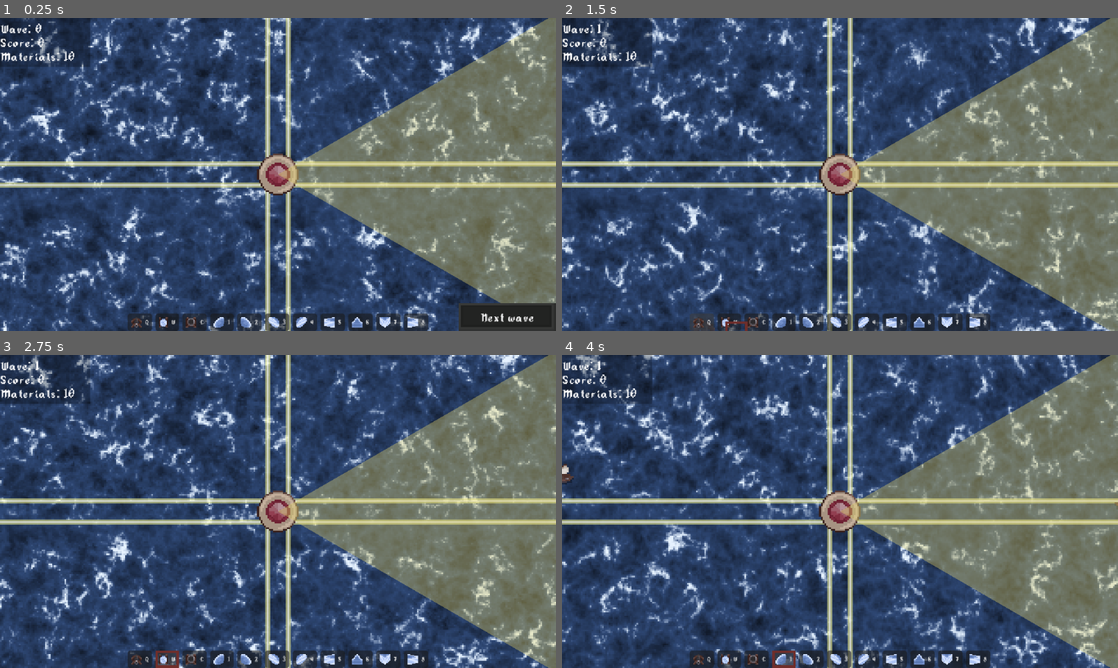
Above: before the commit, frames 1-4 (two rows, left to right).
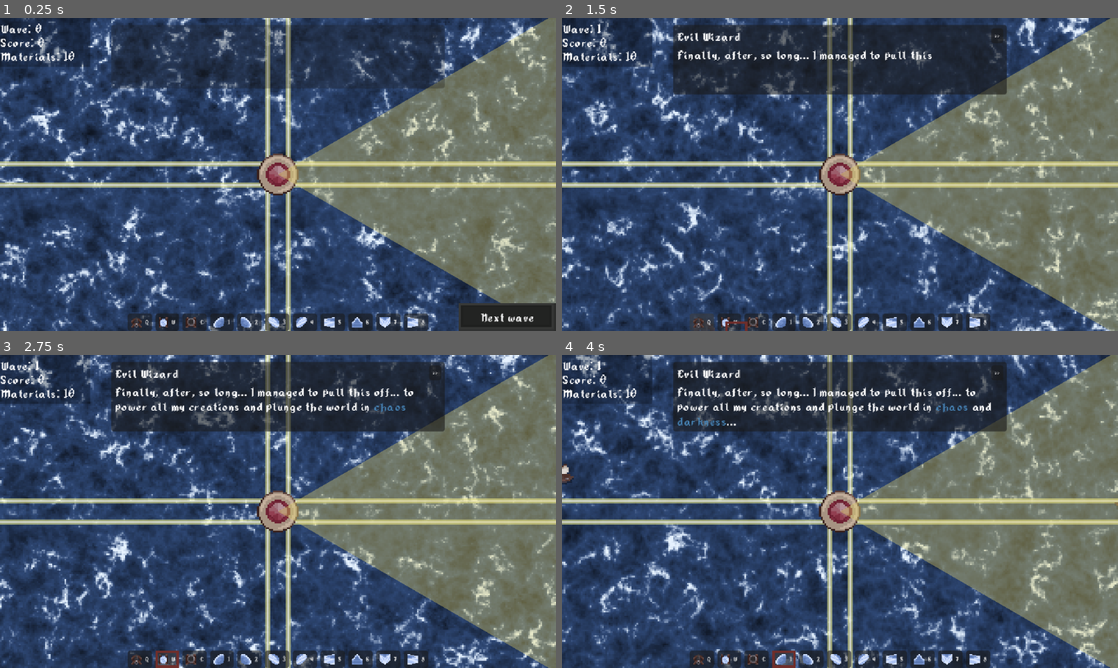
Above: after the commit, the same moments.

Repository: TrueHopolok/gj_solarnight
Game: Godot game, scene res://scenes/main_game_scene/main_game_scene.tscn
Two runs of this game, one before a commit and one after it. Both use one fixed random seed, a clock stepped at 60 frames per second and the inputs below. Sound files missing from this copy of the repository are replaced by a short silence.
Inputs:
- Up to frame 1 (0.25 s): no input
- Up to frame 2 (1.5 s): click "Next wave" at 0.5 s; click "Q" at 1.25 s
- Up to frame 3 (2.75 s): click "W" at 2 s
- Up to frame 4 (4 s): click "E" at 2.75 s; click "1" at 3.5 s

The runs differ from the first frame. In frame 1, 4.2% of the frame differs, in the area x 20-80%, y 2-23%; in frame 2, 13%, in the area x 20-80%, y 2-25%; in frame 3, 13%; in frame 4, 13%.

Commit message:
feature: 1st line of dialoge

Diff:
--- /dev/null
+++ b/assets/dialoges/dialoges.gd
@@ -0,0 +1,4 @@
+class_name DialogPerWave
+extends Resource
+
+@export var dialoges_per_wave: Dictionary[int, DialogPack]
--- /dev/null
+++ b/assets/dialoges/dialoges.tres
@@ -0,0 +1,48 @@
+[gd_resource type="Resource" script_class="DialogPerWave" format=3 uid="uid://cyfcye08u5rh1"]
+
+[ext_resource type="Script" uid="uid://2mv272ku3nwu" path="res://assets/dialoges/dialoges.gd" id="1_hkf0d"]
+[ext_resource type="Script" uid="uid://bvu05un8hxew1" path="res://assets/dialoges/dialoges_pack.gd" id="1_pgein"]
+[ext_resource type="Script" uid="uid://xcsbj0dde8d2" path="res://scenes/dialoger/dialoger.gd" id="2_mjpo8"]
+
+[sub_resource type="Resource" id="Resource_pl5cf"]
+script = ExtResource("2_mjpo8")
+speaker = "Evil Wizard"
+text = "Finally, after, so long... I managed to pull this off... to power all my creations and plunge the world in [color=steelblue]chaos[/color] and [color=steelblue]darkness[/color]..."
+metadata/_custom_type_script = "uid://xcsbj0dde8d2"
+
+[sub_resource type="Resource" id="Resource_qg7ps"]
+script = ExtResource("2_mjpo8")
+speaker = "Evil Wizard"
+text = "I stole the [color=orange][wave amp=20 freq=2]SUN[/wave][/color]!"
+metadata/_custom_type_script = "uid://xcsbj0dde8d2"
+
+[sub_resource type="Resource" id="Resource_pgein"]
+script = ExtResource("2_mjpo8")
+speaker = "King"
+text = "Not so fast! I, the [color=gold]King[/color] of the entire world, will destroy your [color=orange]Sun-Powered beacon[/color] and return the [color=orange]Sun[/color] back to the sky!"
+metadata/_custom_type_script = "uid://xcsbj0dde8d2"
+
+[sub_resource type="Resource" id="Resource_mjpo8"]
+script = ExtResource("2_mjpo8")
+speaker = "Evil Wizard (you)"
+text = "Ha ha ha ha... My canon are stronger than entire fleet! Bring it on!"
+metadata/_custom_type_script = "uid://xcsbj0dde8d2"
+
+[sub_resource type="Resource" id="Resource_vwyhe"]
+script = ExtResource("2_mjpo8")
+speaker = "Tutorial"
+text = "Use scrollwheel or press 'Q' to select the canon.
+Press LMB to place it on the field. Be aware, [wave freq=2][color=orange]canons must be powered by sun[/color]."
+metadata/_custom_type_script = "uid://xcsbj0dde8d2"
+
+[sub_resource type="Resource" id="Resource_vwykj"]
+script = ExtResource("1_pgein")
+dialog_pack = Array[ExtResource("2_mjpo8")]([SubResource("Resource_pl5cf"), SubResource("Resource_qg7ps"), SubResource("Resource_pgein"), SubResource("Resource_mjpo8"), SubResource("Resource_vwyhe")])
+metadata/_custom_type_script = "uid://bvu05un8hxew1"
+
+[resource]
+script = ExtResource("1_hkf0d")
+dialoges_per_wave = Dictionary[int, ExtResource("1_pgein")]({
+0: SubResource("Resource_vwykj")
+})
+metadata/_custom_type_script = "uid://2mv272ku3nwu"
--- /dev/null
+++ b/assets/dialoges/dialoges_pack.gd
@@ -0,0 +1,4 @@
+class_name DialogPack
+extends Resource
+
+@export var dialog_pack: Array[DialogLine]
--- a/scenes/builder/builder.gd
+++ b/scenes/builder/builder.gd
@@ -88,7 +88,7 @@
 	if not inst.is_in_group(&"player_built"):
 		return
 
-	GameManager.get_instance().materials_add(inst.get_meta(&"builder_price", 0) as int / 2)
+	GameManager.get_instance().materials_add((inst.get_meta(&"builder_price", 0) as int + 1) / 2)
 	inst.get_parent().remove_child(inst)
 	inst.queue_free()
 
--- a/scenes/building/tower/mortar_round.gd
+++ b/scenes/building/tower/mortar_round.gd
@@ -2,7 +2,7 @@
 
 
 const DAMAGE: int = 12
-const RADIUS: float = 20.0
+const RADIUS: float = 10.0
 const DELAY: float = 0.5
 
 @export_flags_2d_physics var collision_mask: int = 1
--- a/scenes/dialoger/dialog_area.gd
+++ b/scenes/dialoger/dialog_area.gd
@@ -2,7 +2,7 @@
 extends Control
 
 
-const CHARS_PER_SECOND: float = 30.0
+const CHARS_PER_SECOND: float = 70.0
 
 var _current_seq: Array[DialogLine] = []
 
--- a/scenes/dialoger/dialog_area.tscn
+++ b/scenes/dialoger/dialog_area.tscn
@@ -25,6 +25,11 @@
 [node name="Speaker" type="RichTextLabel" parent="MarginContainer/VBoxContainer/HBoxContainer" unique_id=761106754]
 unique_name_in_owner = true
 layout_mode = 2
+theme_override_font_sizes/normal_font_size = 16
+theme_override_font_sizes/bold_font_size = 16
+theme_override_font_sizes/bold_italics_font_size = 16
+theme_override_font_sizes/italics_font_size = 16
+theme_override_font_sizes/mono_font_size = 16
 bbcode_enabled = true
 text = "Speaker"
 fit_content = true
@@ -46,6 +51,11 @@
 unique_name_in_owner = true
 layout_mode = 2
 size_flags_vertical = 3
+theme_override_font_sizes/normal_font_size = 16
+theme_override_font_sizes/bold_font_size = 16
+theme_override_font_sizes/bold_italics_font_size = 16
+theme_override_font_sizes/italics_font_size = 16
+theme_override_font_sizes/mono_font_size = 16
 bbcode_enabled = true
 text = "Blablabla
 blablabla"
--- a/scenes/enemy/enemy_type/enemy_shield.tscn
+++ b/scenes/enemy/enemy_type/enemy_shield.tscn
@@ -83,7 +83,7 @@
 
 [node name="Enemy" unique_id=840357590 instance=ExtResource("1_1y5xm")]
 script = ExtResource("2_wr53y")
-_health = 12
+_health = 20
 _attack_damage = 3
 _attack_cooldown = 2.0
 _movement_speed = 16.0
--- a/scenes/game_manager/game_manager.gd
+++ b/scenes/game_manager/game_manager.gd
@@ -9,6 +9,11 @@
 
 static func get_instance() -> GameManager:
 	return Engine.get_main_loop().get_first_node_in_group('game_manager')
+
+
+func _ready() -> void:
+	_dialog_next.call_deferred()
+
 
 func _physics_process(delta: float) -> void:
 	_time_after_spawn += delta
@@ -100,6 +105,7 @@
 			materials_add(materials_dropped)
 			_wave_enemy_counter -= 1
 			if _wave_enemy_counter == 0:
+				_dialog_next()
 				wave_ended.emit(_wave_number)
 	)
 	_main_game_scene.add_child(enemy)
@@ -217,3 +223,13 @@
 		Persistence.current_score += addition
 		materials_added.emit()
 	return true
+
+
+######################
+### DIALOG MANAGER ###
+
+@export var _dialog_per_wave: DialogPerWave
+
+func _dialog_next() -> void:
+	if _dialog_per_wave.dialoges_per_wave.has(_wave_number):
+		%DialogArea.play_dialog(_dialog_per_wave.dialoges_per_wave[_wave_number].dialog_pack)
--- a/scenes/main_game_scene/main_game_scene.tscn
+++ b/scenes/main_game_scene/main_game_scene.tscn
@@ -7,6 +7,7 @@
 [ext_resource type="PackedScene" uid="uid://dco3bp4wnx0tl" path="res://scenes/building/sun/sun.tscn" id="3_k1t50"]
 [ext_resource type="Script" uid="uid://ca785icsltr3n" path="res://scenes/builder/builder.gd" id="4_0w8pv"]
 [ext_resource type="PackedScene" uid="uid://bnihue6n176cb" path="res://scenes/water_test/water_tile.tscn" id="5_2inbw"]
+[ext_resource type="Resource" uid="uid://cyfcye08u5rh1" path="res://assets/dialoges/dialoges.tres" id="5_ev87i"]
 [ext_resource type="PackedScene" uid="uid://dyy30mlffvxph" path="res://ui/pause_menu/pause_menu.tscn" id="8_7v0l4"]
 [ext_resource type="PackedScene" uid="uid://c4cbgi0tgwths" path="res://ui/premade_button/premade_button.tscn" id="9_b1vg4"]
 [ext_resource type="Script" uid="uid://qm0kcu3ig2tq" path="res://ui/pause_menu/button_to_pause.gd" id="9_do46k"]
@@ -41,6 +42,7 @@
 [node name="AmbientPlayer" parent="." unique_id=2136708715 instance=ExtResource("3_jtc3g")]
 
 [node name="GameManager" parent="." unique_id=951158312 instance=ExtResource("2_k1t50")]
+_dialog_per_wave = ExtResource("5_ev87i")
 
 [node name="SubViewport" type="SubViewport" parent="." unique_id=569631131]
 size = Vector2i(640, 360)
@@ -155,11 +157,12 @@
 text = "Next wave"
 
 [node name="DialogArea" parent="UI" unique_id=78673157 instance=ExtResource("16_pp6md")]
+unique_name_in_owner = true
 anchors_preset = 10
 anchor_right = 1.0
-offset_left = 144.0
-offset_top = 17.0
-offset_right = -144.0
+offset_left = 128.0
+offset_top = 8.0
+offset_right = -128.0
 offset_bottom = 81.0
 grow_horizontal = 2
 
Not shown, added: assets/dialoges/dialoges.gd.uid
Not shown, added: assets/dialoges/dialoges_pack.gd.uid
